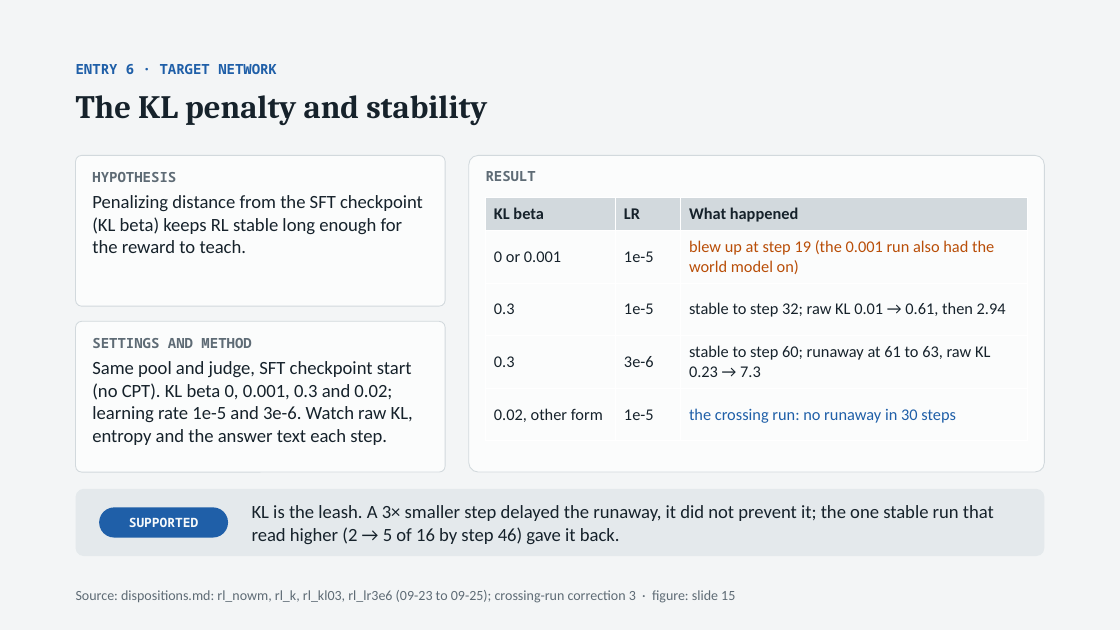
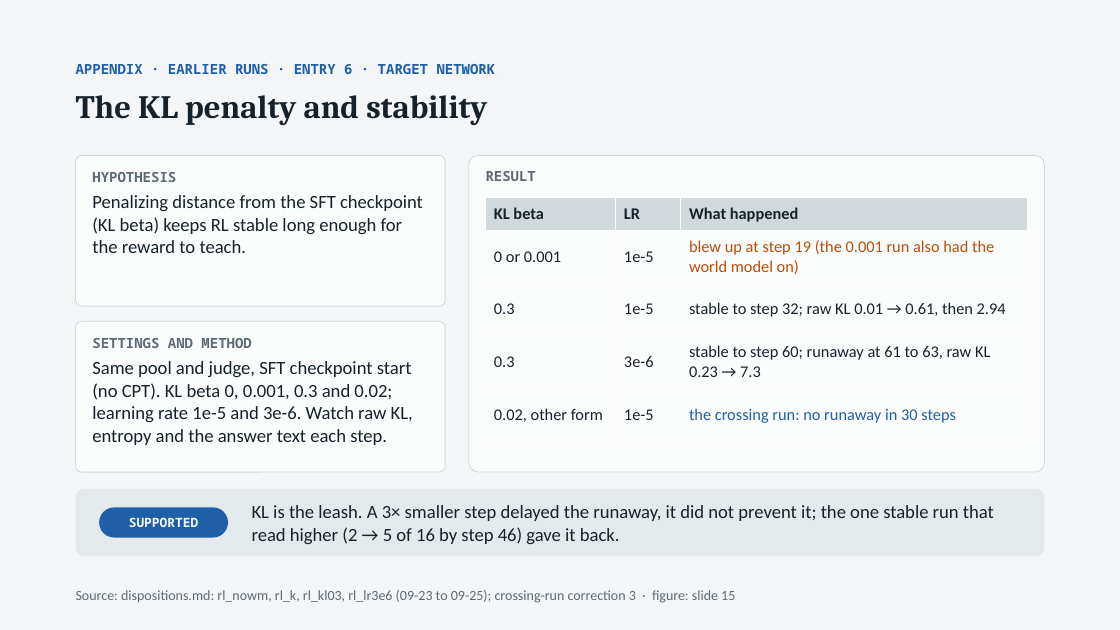
Before and after one commit to thistleknot/rl_v2_share, a slide deck: slide 20 of docs/RL_V2_rl.pptx. Drawn at 1120x630 pixels with LibreOffice and Linux fonts; fonts in the diff are those of the drawing. Boxes give left, top, right and bottom in pixels: in the first picture for what was removed or moved away, otherwise in the second. Text is boxed around its words. In the diff, an @@ line names an element or a change of style, - is before the commit and + after.

```diff
--- a/docs/RL_V2_rl.pptx
+++ b/docs/RL_V2_rl.pptx
@@ text at <box>76,64,496,74</box>: text changed @@
-ENTRY 6 · TARGET NETWORK
+APPENDIX · EARLIER RUNS · ENTRY 6 · TARGET NETWORK
```
Also in this commit, not shown: 8 other slides changed.
